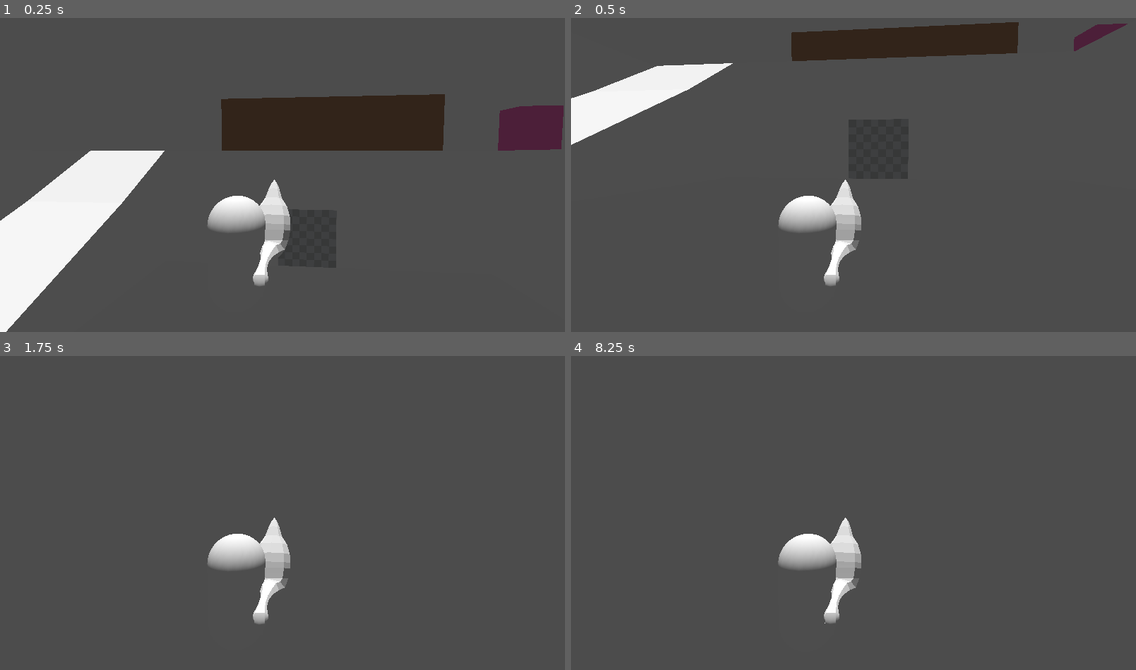
Above: before the commit, frames 1-4 (two rows, left to right).
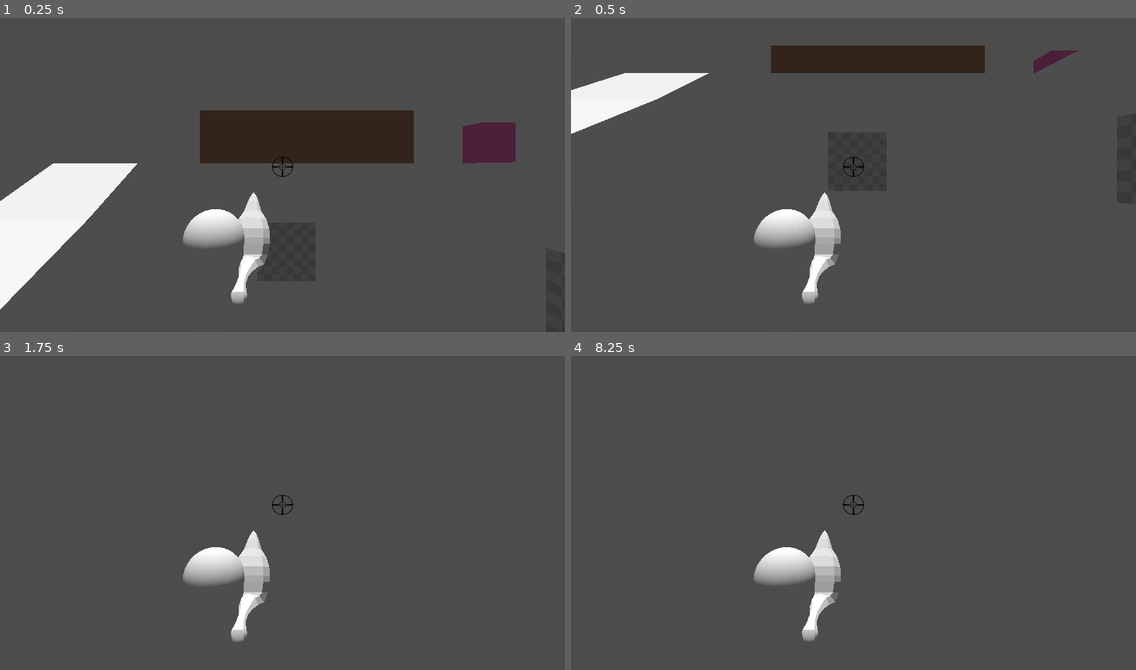
Above: after the commit, the same moments.

Repository: 2BytesGoat/godot-games
Game: Godot game, scene res://Main.tscn
Two runs of this game, one before a commit and one after it. Both use one fixed random seed, a clock stepped at 60 frames per second and the inputs below.
Inputs (mouse positions are in pixels of both pictures, inside the frame that each line leads up to):
- Up to frame 1 (0.25 s): no input
- Up to frame 2 (0.5 s): no input
- Up to frame 3 (1.75 s): move the mouse to (310, 503) at 0.52 s; hold W (move_forward) from 0.53 s (still down); tap Shift (blink) at 0.6 s; tap Space (jump) at 0.77, 1.52 s; tap Enter at 1.25 s; move the mouse to (254, 506) at 1.27 s; click (254, 506) at 1.35 s
- Up to frame 4 (8.25 s): tap Space (jump) at 2, 3.02, 3.5, 3.77, 4.52, 5, 6.02, 6.77, 7.52 s; move the mouse to (864, 500) at 2.02 s; tap Shift (blink) every 1.5 s from 2.1 to 8.1 s; tap Enter at 2.75, 4.25 s; move the mouse to (847, 509) at 2.77 s; click (847, 509) at 2.85 s; move the mouse to (893, 509) at 3.52 s; move the mouse to (808, 500) at 4.27 s; click (808, 500) at 4.35 s; move the mouse to (859, 503) at 5.02 s; move the mouse to (830, 497) at 5.77 s; release W (move_forward) at 5.78 s; hold D (move_right) 5.78-6.53 s; click (830, 497) at 5.85 s; move the mouse to (881, 503) at 6.52 s; hold W (move_forward) from 6.53 s (still down); move the mouse to (825, 506) at 7.27 s; click (825, 506) at 7.35 s; move the mouse to (864, 500) at 8.02 s

The runs differ from the first frame. In frame 1, 13% of the frame differs, in the area x 0-100%, y 24-100%; in frame 2, 9.5%; in frame 3, 3.3%; in frame 4, 3.3%.

Commit message:
Add crosshair

Diff:
--- a/garbaj_3rd_person/Character.tscn
+++ b/garbaj_3rd_person/Character.tscn
@@ -1,7 +1,8 @@
-[gd_scene load_steps=5 format=2]
+[gd_scene load_steps=6 format=2]
 
 [ext_resource path="res://Character.gd" type="Script" id=1]
 [ext_resource path="res://weapons/Mesh_Goose.tscn" type="PackedScene" id=2]
+[ext_resource path="res://weapons/crosshair.png" type="Texture" id=3]
 
 [sub_resource type="CapsuleShape" id=1]
 radius = 0.75
@@ -33,10 +34,25 @@
 transform = Transform( 1, 0, 0, 0, 1, 0, 0, 0, 1, 1.02784, 1.33497, 0 )
 
 [node name="Camera" type="Camera" parent="CharRotPivot"]
-transform = Transform( 0.996195, -0.00456138, 0.0870363, 0, 0.99863, 0.052336, -0.0871557, -0.0521368, 0.994829, 0.7, 1.25, 6 )
+transform = Transform( 1, 0, 0, 0, 1, 0, 0, 0, 1, 0.7, 1.25, 6 )
 
 [node name="AimCast" type="RayCast" parent="CharRotPivot/Camera"]
+transform = Transform( 1, 0, 0, 0, 1, 0, 0, 3.72529e-09, 1, 0, 0, 0 )
 enabled = true
 cast_to = Vector3( 0, 0, -1000 )
 
+[node name="TextureRect" type="TextureRect" parent="CharRotPivot"]
+anchor_left = 0.5
+anchor_top = 0.5
+anchor_right = 0.5
+anchor_bottom = 0.5
+margin_left = -20.0
+margin_top = -20.0
+margin_right = 20.0
+margin_bottom = 20.0
+texture = ExtResource( 3 )
+__meta__ = {
+"_edit_use_anchors_": false
+}
+
 [editable path="GunPivot/Mesh_Goose"]
Binary file added: garbaj_3rd_person/weapons/crosshair.png
